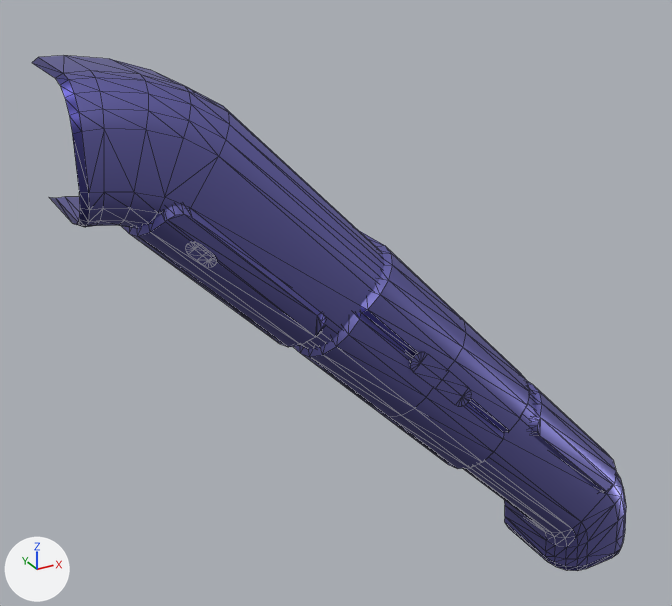
The glTF model src/examples/spaceshooter/assets/wall_cornerMedium2.glb: old version first, new version second.
The view is the same before and after, from a camera (50 mm lens) standing at (-0.258, -1.323, 0.301) and looking at (0.465, -0.01, -0.356). Lighting does not change. The marker at lower left points along +X, +Y and +Z. Mesh edges are drawn as thin lines. Vertices at the same position are counted once.

In view in the first picture: 'Wall_cornerMedium'.
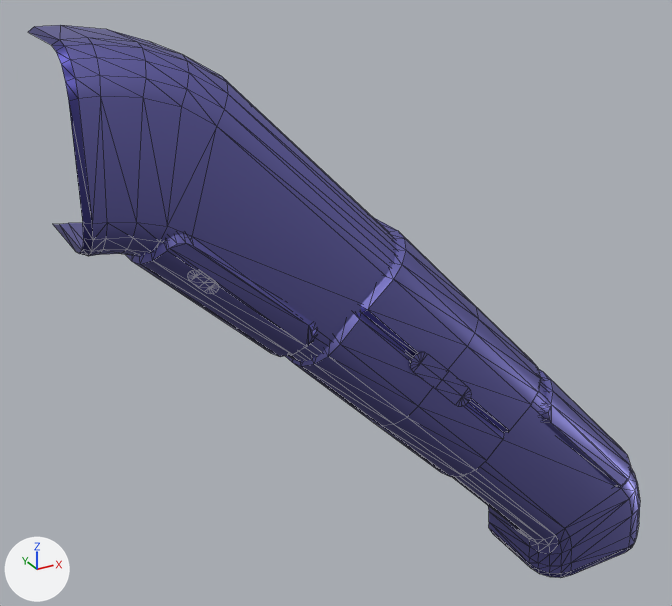
What differs and where, as boxes [x1, y1, x2, y2] in the pictures (672 x 606 px; the box of a moved part takes in the faces that stretch with it):
'Wall_cornerMedium', reshaped, turned
    before: [32, 55, 626, 571]
    after: [28, 25, 640, 578]
part 1 of me_cube_001, moved or reshaped
    before: [185, 242, 217, 267]
    after: [187, 270, 219, 294]
part 2 of me_cube_001, moved or reshaped
    before: [32, 55, 626, 571]
    after: [28, 25, 640, 578]

What changed in the scene script:
```text
Change me_cube_001:
    used by ob_wall_cornermedium; location = (0.0, 0.0, 0.0); rotation_euler = (1.571, 0.0, 0.0), in degrees (90, 0, 0)
    remove me_cube_001.from_pydata(...)  # 351 vertices, 526 faces; spans x 0.0..1.098, y -1.0..0.099, z -0.002..0.212
    add me_cube_001.from_pydata(...)  # 351 vertices, 526 faces; spans x 0.0..1.138, y -0.212..0.002, z -1.0..0.139
    me_cube_001 part 1: the loose piece of 24 vertices spanning x 0.132..0.174, y -0.167..-0.124, z 0.196..0.206 is turned 90 degrees about the x axis through its middle, then moved by (0.0, -0.055, -0.386)
    me_cube_001 part 2: 303 of 351 vertices moved; they spanned x 0.0..1.098, y -1.0..0.099, z -0.002..0.208 and now span x 0.0..1.138, y -0.208..0.002, z -1.0..0.139; mean shift (0.004, 0.302, -0.609); largest move (1.036, -1.0, 0.198) -> (1.076, -0.198, -1.0)
Change ob_wall_cornermedium:
    ob_wall_cornermedium.rotation_euler: (1.571, 0.0, 0.0) -> (0.0, 0.0, 0.0)  # degrees (90, 0, 0) -> degrees (0, 0, 0)
```
